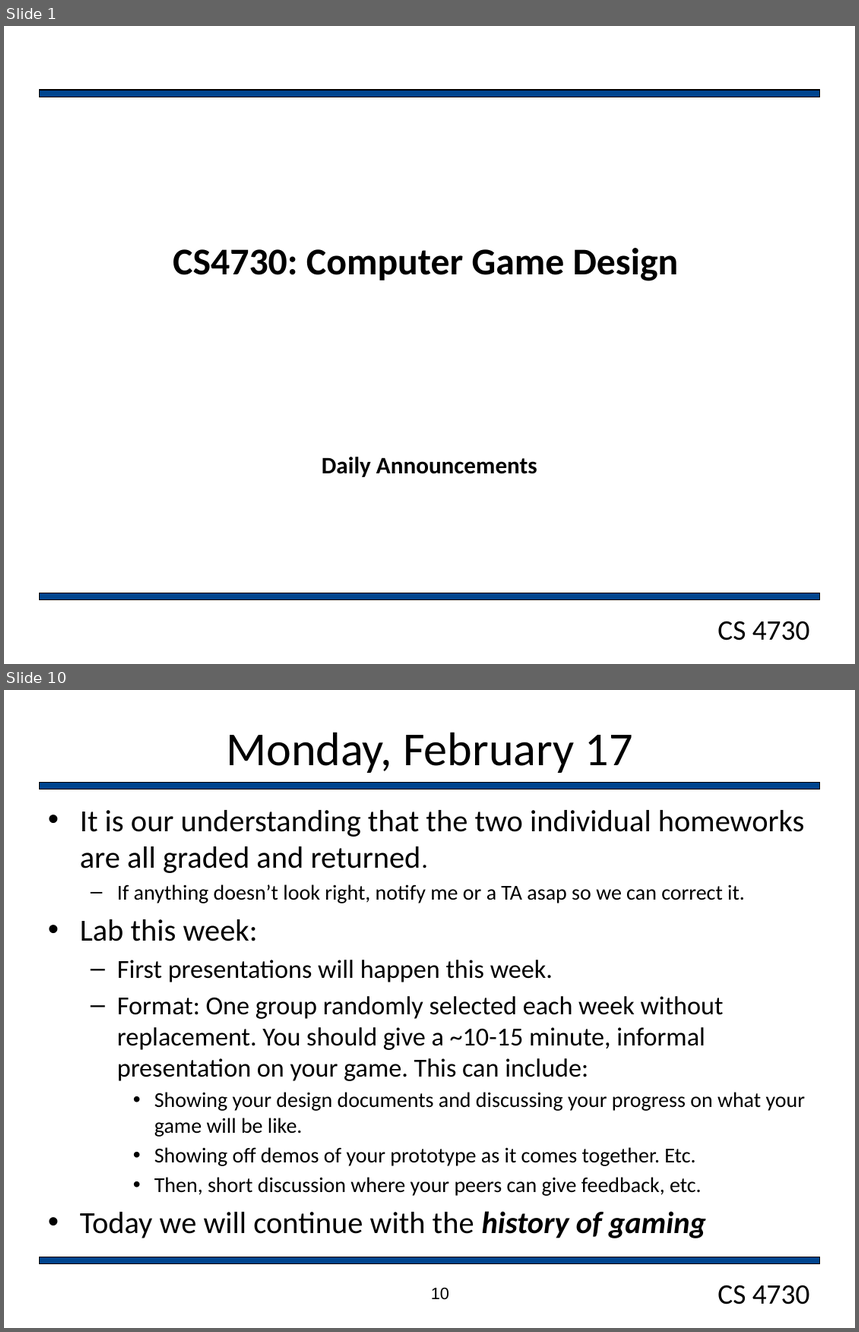
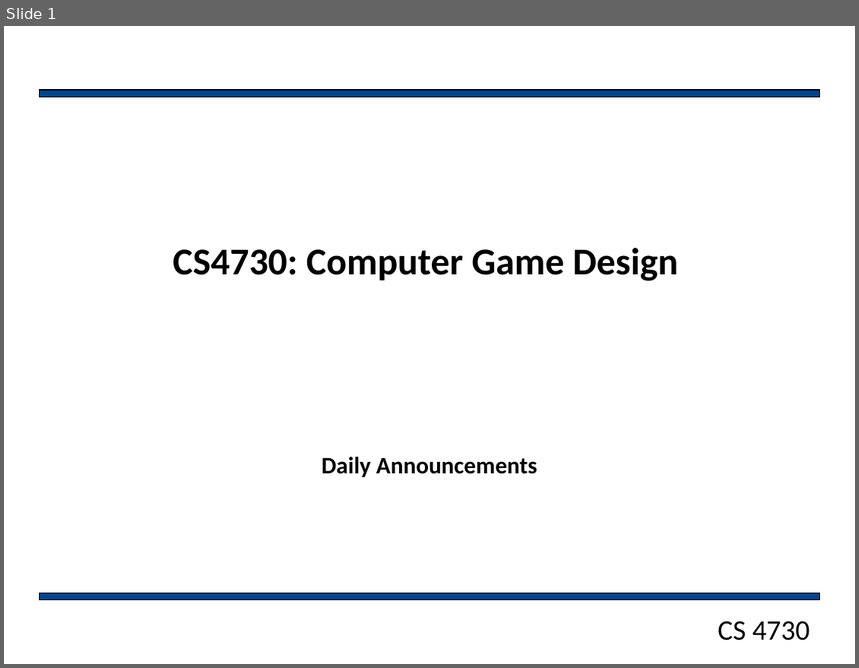
Before and after one commit to markfloryan/gamedesign, a slide deck: slides/dailyAnnouncements.pptx. Shown one above the other, each under a label of ours: slides 1 and 10 before the commit, slide 1 after it; the slides between them are not shown. The pictures are 859x1332 and 859x668 pixels, drawn with LibreOffice and Linux fonts; fonts in the diff are those of the drawing; background and template pictures are left out. Boxes give left, top, right and bottom in pixels: in the first picture for what was removed or moved away, otherwise in the second. Text is boxed around its words. In the diff, an @@ line names an element or a change of style, - is before the commit and + after.

```diff
--- a/slides/dailyAnnouncements.pptx
+++ b/slides/dailyAnnouncements.pptx
@@ slide 10 removed at (4,690,855,1328), background #FFFFFF; not listed: 2 template elements that a slide beside it also shows @@
@@ title removed at (226,732,633,773) @@
-Monday, February 17
@@ rectangle removed at (40,782,820,789) @@
@@ text removed at (80,810,806,1239) @@
-• It is our understanding that the two individual homeworks are all graded and returned.
-  – If anything doesn’t look right, notify me or a TA asap so we can correct it.
-• Lab this week:
-  – First presentations will happen this week.
-  – Format: One group randomly selected each week without replacement. You should give a ~10-15 minute, informal presentation on your game. This can include:
-    • Showing your design documents and discussing your progress on what your game will be like.
-    • Showing off demos of your prototype as it comes together. Etc.
-    • Then, short discussion where your peers can give feedback, etc.
-• Today we will continue with the history of gaming
@@ page number removed at (431,1287,449,1300) @@
-10
```
Also in this commit, not shown: 1 slide changed, 9 other slides removed, 1 other file.
